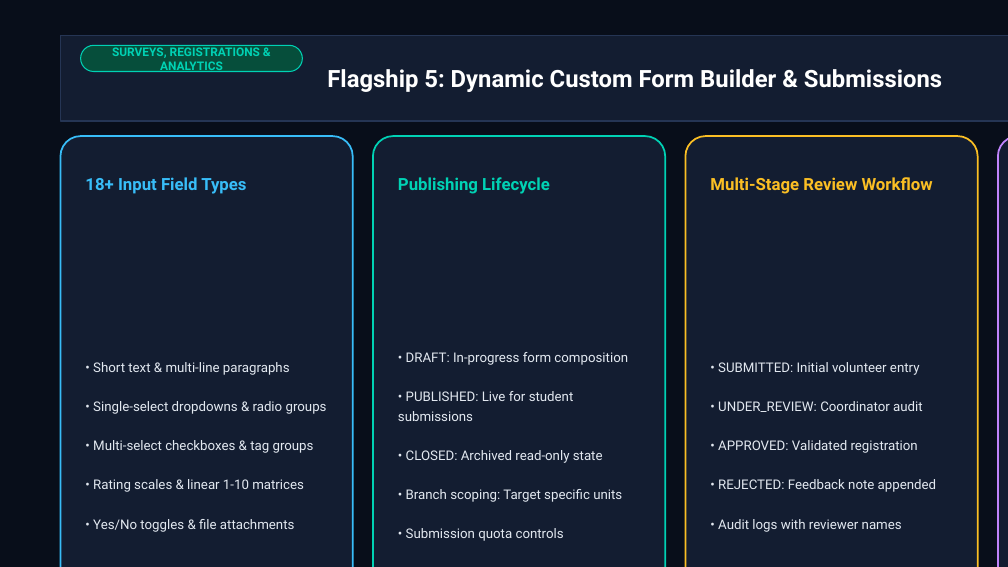
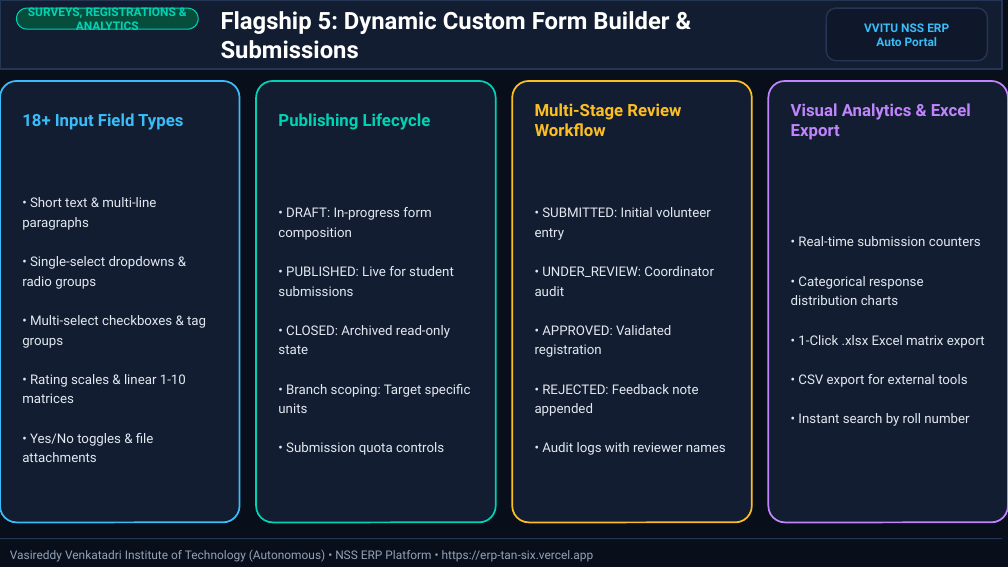
Before and after one commit to Bhuvan2402-bhuvan/erp1, a slide deck: slide 9 of VVITU_NSS_ERP_Presentation.pptx. Drawn at 1008x567 pixels with LibreOffice and Linux fonts; fonts in the diff are those of the drawing. Boxes give left, top, right and bottom in pixels: in the first picture for what was removed or moved away, otherwise in the second. Text is boxed around its words. In the diff, an @@ line names an element or a change of style, - is before the commit and + after.

```diff
--- a/VVITU_NSS_ERP_Presentation.pptx
+++ b/VVITU_NSS_ERP_Presentation.pptx
@@ rectangle: place and size @@
-rectangle at <box>60,35,1008,121</box>
+rectangle at <box>0,0,1002,69</box>
@@ text "SURVEYS, REGISTRATIONS & ANALYTICS": place and size @@
-text "SURVEYS, REGISTRATIONS & ANALYTICS" at <box>112,45,260,74</box>
+text "SURVEYS, REGISTRATIONS & ANALYTICS" at <box>28,5,176,34</box>
@@ rounded rectangle: place and size @@
-rounded rectangle at <box>81,45,302,72</box>
+rounded rectangle at <box>16,8,198,29</box>
@@ text "Flagship 5: Dynamic Custom Form ..." rewrapped from <box>327,69,942,92</box> to <box>221,11,669,59</box> @@
@@ rounded rectangle: place and size @@
-rounded rectangle at <box>60,136,353,567</box>
+rounded rectangle at <box>0,81,240,522</box>
@@ rounded rectangle: place and size @@
-rounded rectangle at <box>373,136,665,567</box>
+rounded rectangle at <box>256,81,496,522</box>
@@ rounded rectangle: place and size @@
-rounded rectangle at <box>685,136,978,567</box>
+rounded rectangle at <box>512,81,752,522</box>
@@ rounded rectangle: place and size @@
-rounded rectangle at <box>998,136,1008,567</box>
+rounded rectangle at <box>768,81,1008,522</box>
@@ text "18+ Input Field Types": place and size @@
-text "18+ Input Field Types" at <box>85,177,246,194</box>
+text "18+ Input Field Types" at <box>22,113,183,130</box>
@@ text "Publishing Lifecycle": place and size @@
-text "Publishing Lifecycle" at <box>398,177,550,194</box>
+text "Publishing Lifecycle" at <box>278,113,431,130</box>
@@ text "Multi-Stage Review Workflow" rewrapped from <box>710,177,933,194</box> to <box>535,103,681,136</box> @@
@@ text "• Short text & multi-line ..." rewrapped from <box>93,362,327,532</box> to <box>22,197,206,462</box> @@
@@ text "• DRAFT: In-progress form composition" rewrapped from <box>398,352,628,541</box> to <box>278,207,471,455</box> @@
@@ text "• SUBMITTED: Initial volunteer entry" rewrapped from <box>718,362,936,532</box> to <box>535,207,726,455</box> @@
@@ group added at <box>0,8,1002,562</box>: 4 texts, 1 rounded rectangle, 1 line @@
+VVITU NSS ERP
+Auto Portal
+Vasireddy Venkatadri Institute of Technology (Autonomous) • NSS ERP Platform • https://erp-tan-six.vercel.app
+Visual Analytics & Excel Export
+• Real-time submission counters
+• Categorical response distribution charts
+• 1-Click .xlsx Excel matrix export
+• CSV export for external tools
+• Instant search by roll number
```
Also in this commit, not shown: 11 other slides changed, 16 other files.
